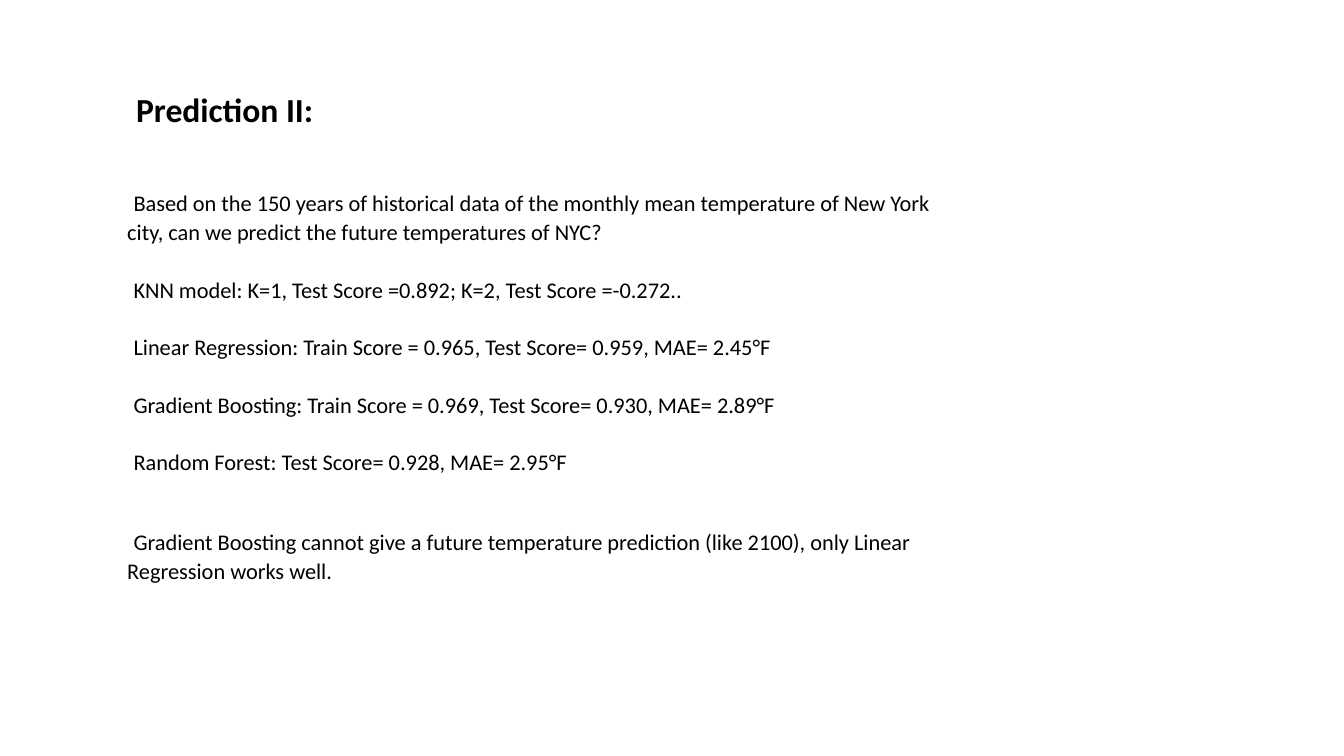
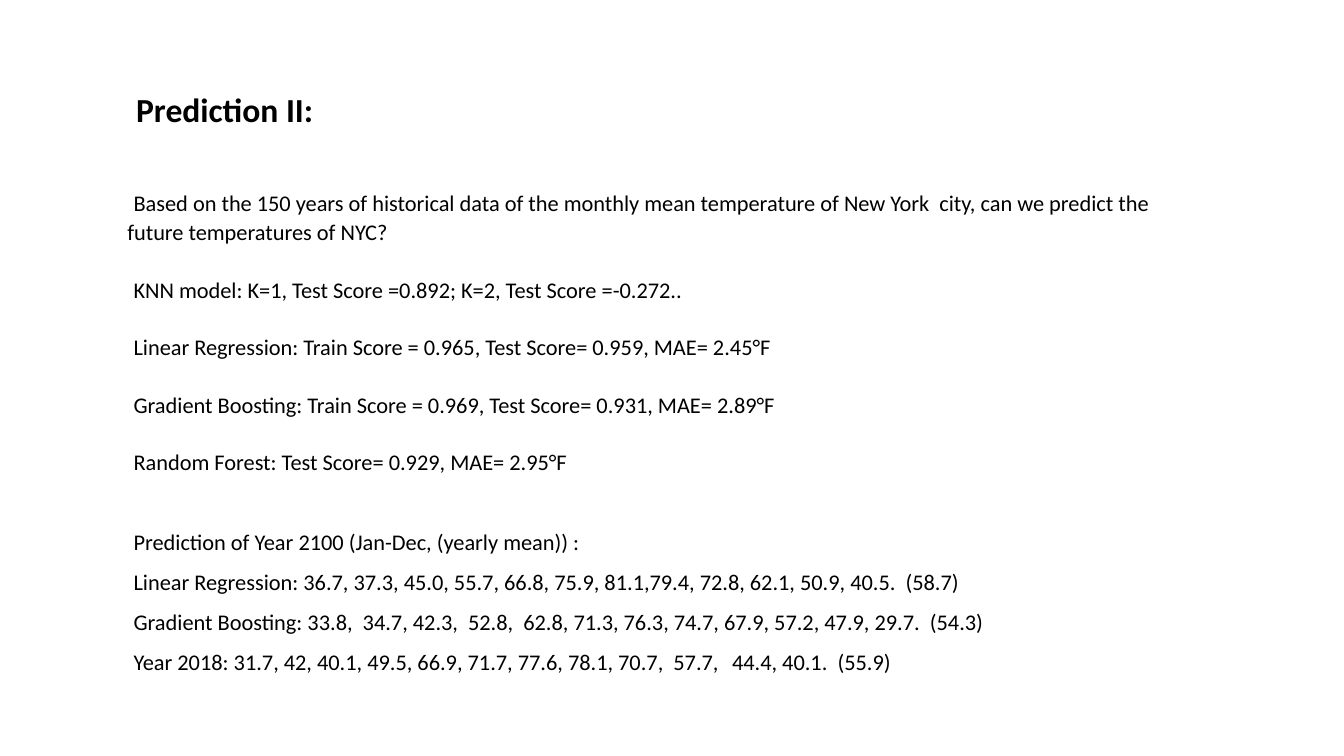
Before and after one commit to nshang88/Capstone-Projects, a slide deck: slide 16 of Capstone_Presentation_Climate.pptx. Drawn at 1344x756 pixels with LibreOffice and Linux fonts; fonts in the diff are those of the drawing. Boxes give left, top, right and bottom in pixels: in the first picture for what was removed or moved away, otherwise in the second. Text is boxed around its words. In the diff, an @@ line names an element or a change of style, - is before the commit and + after.

```diff
--- a/Capstone_Presentation_Climate.pptx
+++ b/Capstone_Presentation_Climate.pptx
@@ text at [134, 397, 983, 673]: text changed @@
-Gradient Boosting: Train Score = 0.969, Test Score= 0.930, MAE= 2.89°F
-Random Forest: Test Score= 0.928, MAE= 2.95°F
-Gradient Boosting cannot give a future temperature prediction (like 2100), only Linear Regression works well.
+Gradient Boosting: Train Score = 0.969, Test Score= 0.931, MAE= 2.89°F
+Random Forest: Test Score= 0.929, MAE= 2.95°F
+Prediction of Year 2100 (Jan-Dec, (yearly mean)) :
+Linear Regression: 36.7, 37.3, 45.0, 55.7, 66.8, 75.9, 81.1,79.4, 72.8, 62.1, 50.9, 40.5. (58.7)
+Gradient Boosting: 33.8, 34.7, 42.3, 52.8, 62.8, 71.3, 76.3, 74.7, 67.9, 57.2, 47.9, 29.7. (54.3)
+Year 2018: 31.7, 42, 40.1, 49.5, 66.9, 71.7, 77.6, 78.1, 70.7, 57.7, 44.4, 40.1. (55.9)
```
